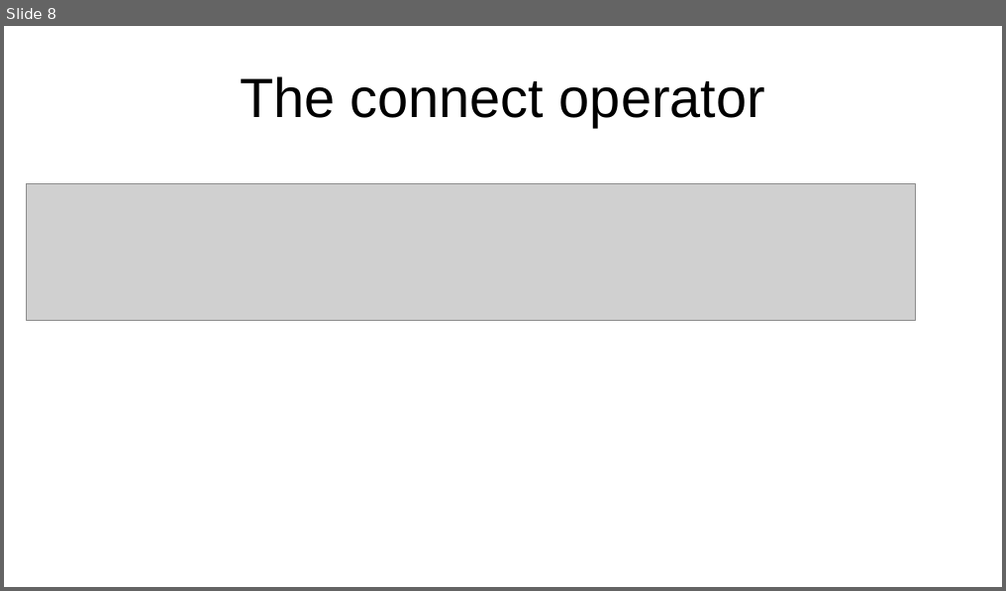
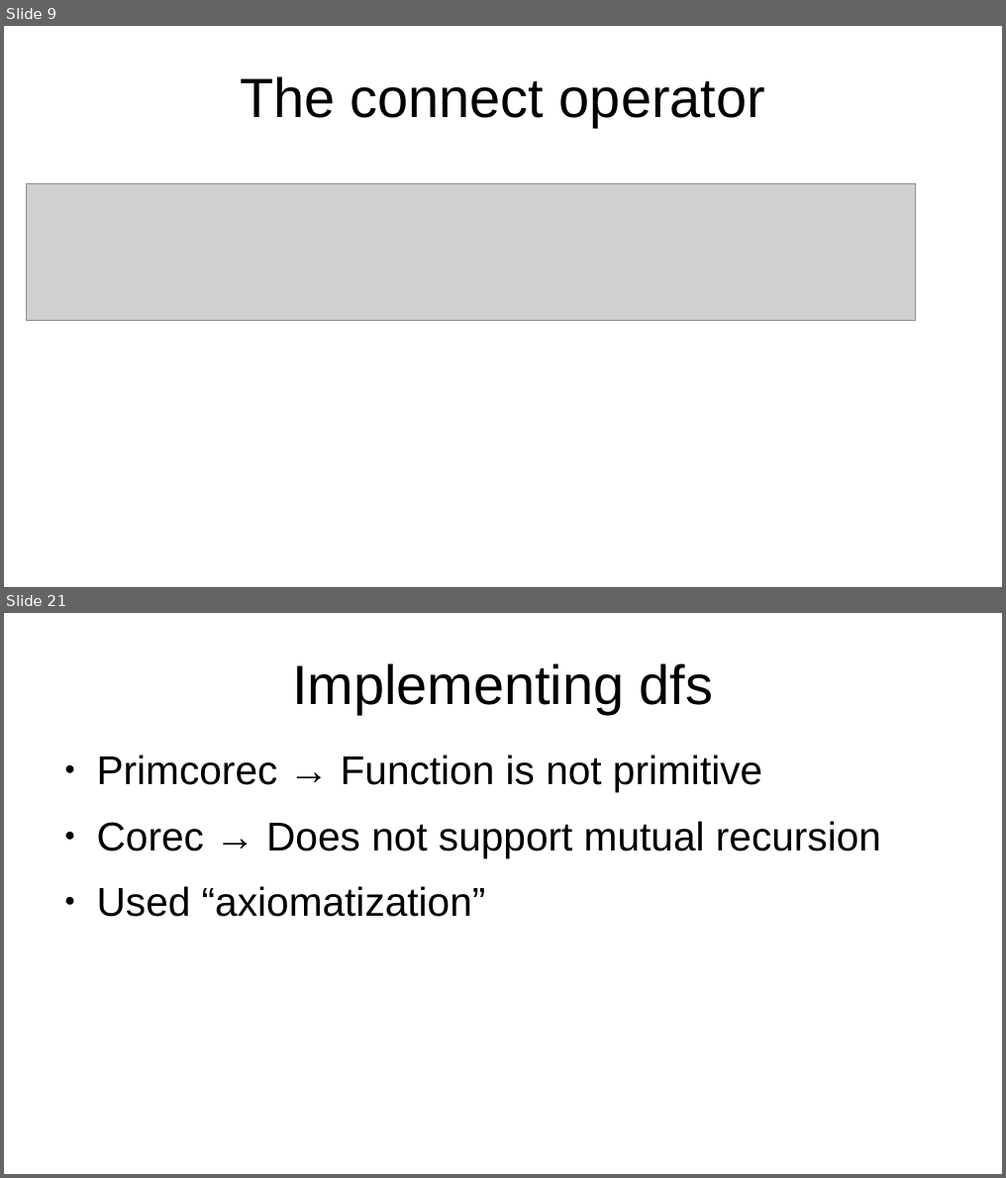
Before and after one commit to ThomdenDK/POCS, a slide deck: POCS_Exam.odp. Shown one above the other, each under a label of ours: slide 8 before the commit, slides 9 and 21 after it; the slides between them are not shown. The pictures are 1006x591 and 1006x1178 pixels, drawn with LibreOffice and Linux fonts; fonts in the diff are those of the drawing; grey boxes stand for pictures. Boxes give left, top, right and bottom in pixels: in the first picture for what was removed or moved away, otherwise in the second. Text is boxed around its words. In the diff, an @@ line names an element or a change of style, - is before the commit and + after.

```diff
--- a/POCS_Exam.odp
+++ b/POCS_Exam.odp
@@ slide 21 added at (4,613,1002,1174), background #FFFFFF @@
@@ title added at (292,663,713,714), 44 pt, text #000000 @@
+Implementing dfs
@@ text added at (97,755,881,917), 32 pt, text #000000 @@
+● Primcorec → Function is not primitive
+● Corec → Does not support mutual recursion
+● Used “axiomatization”
@@ what was slide 8 is now slide 9 @@
```
Also in this commit, not shown: 4 slides changed, 13 other slides added, 3 other files.
